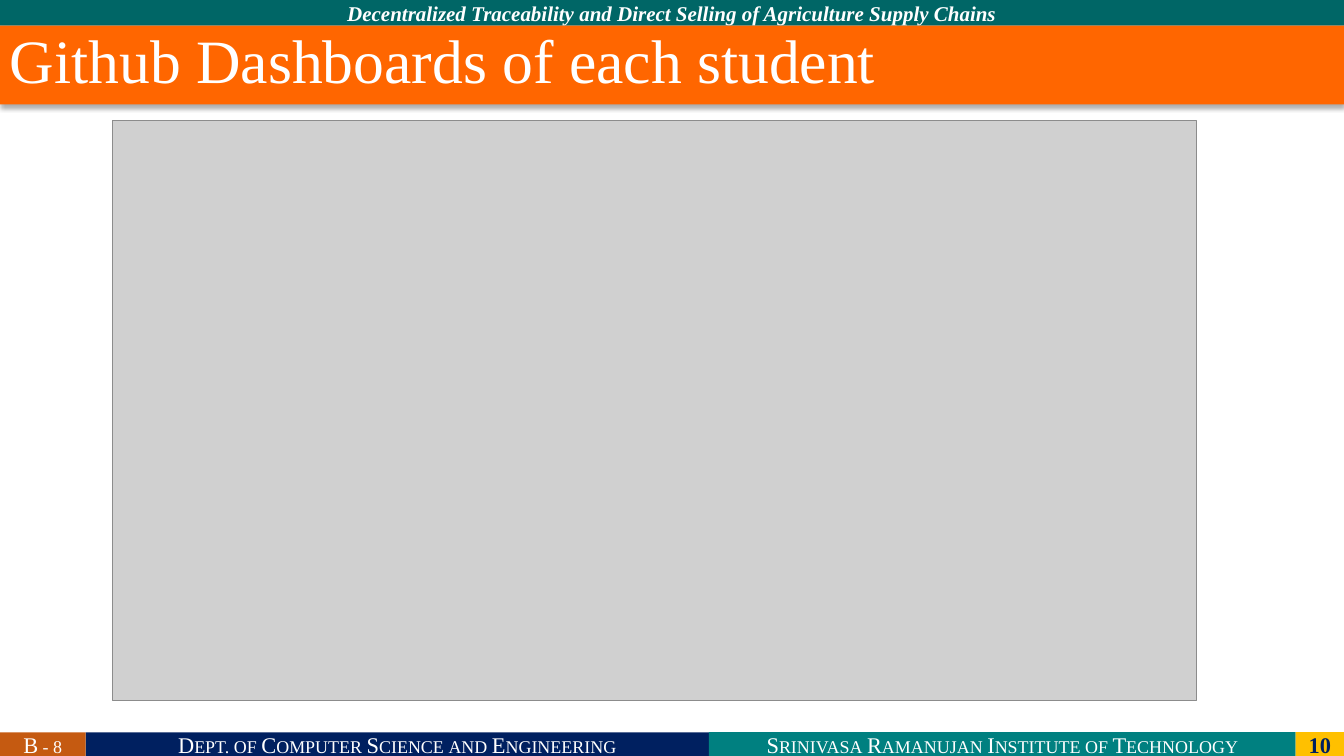
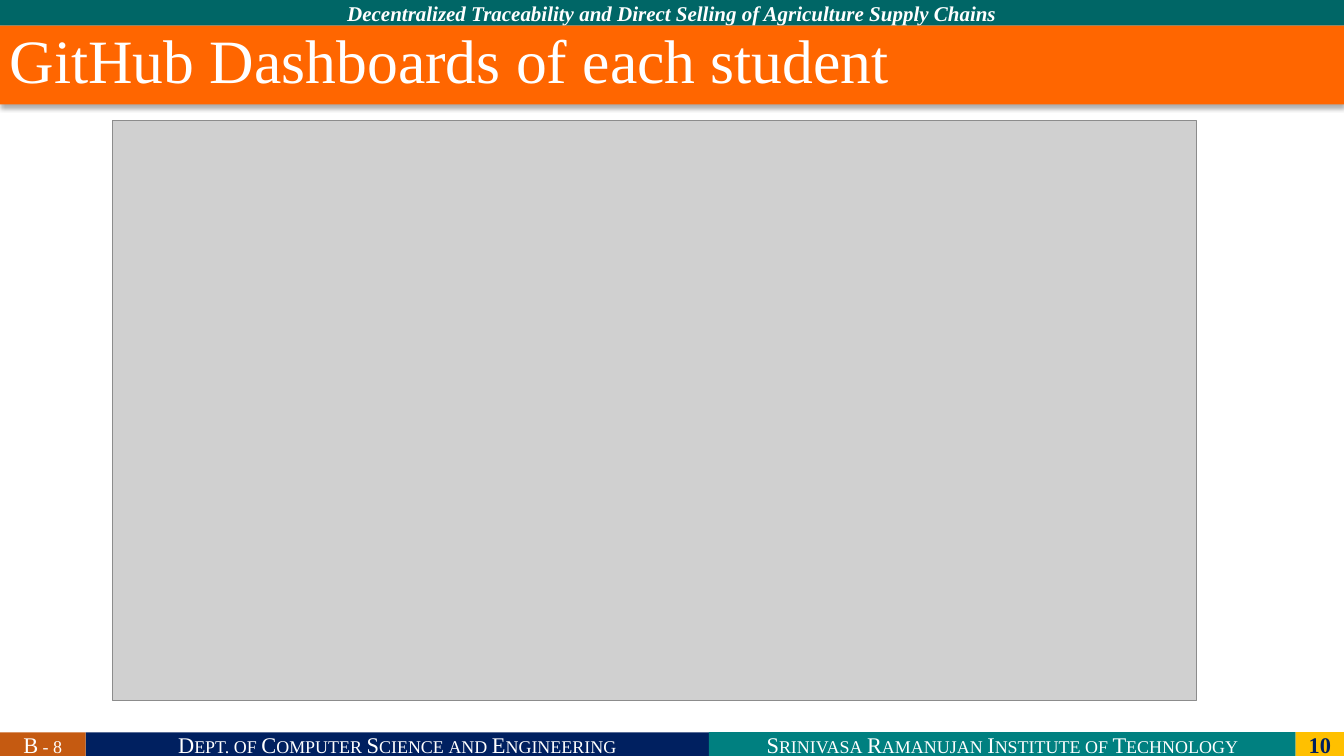
Before and after one commit to SRIT-CSE/IOT-RFID, a slide deck: slide 10 of Review PPTs/0-REVIEW PPT.pptx. Drawn at 1344x756 pixels with LibreOffice and Linux fonts; fonts in the diff are those of the drawing; grey boxes stand for pictures; background and template pictures are left out. Boxes give left, top, right and bottom in pixels: in the first picture for what was removed or moved away, otherwise in the second. Text is boxed around its words. In the diff, an @@ line names an element or a change of style, - is before the commit and + after.

Commit message:
modified and updated ppt
title correction in homepage
+ minor things

```diff
--- a/Review PPTs/0-REVIEW PPT.pptx
+++ b/Review PPTs/0-REVIEW PPT.pptx
@@ title at <box>10,39,889,84</box>: text changed @@
-Github Dashboards of each student
+GitHub Dashboards of each student
```
Also in this commit, not shown: 1 other slide changed.
